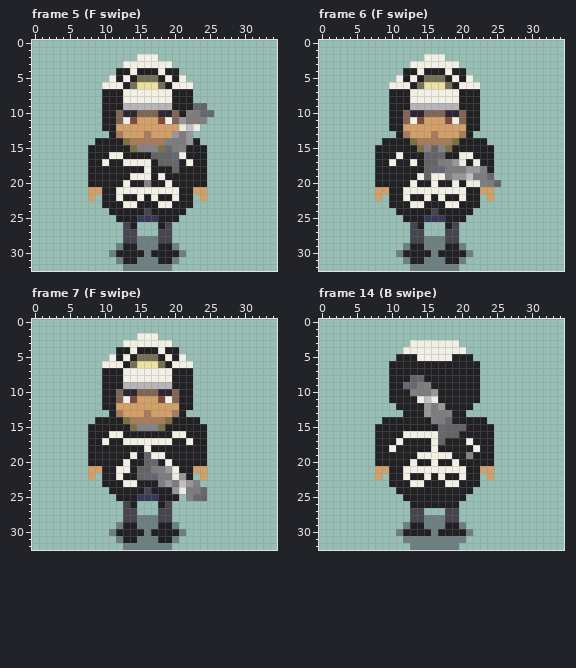
Pixel-art file -- MiniJam-Deception/Sprites/main-character-disguised.aseprite. The first picture shows the starting point.
35x33 pixels, 36 frames. Colours within 5 levels of each other are drawn and written as one. Shown: frame 5 (F swipe), frame 6 (F swipe), frame 7 (F swipe), frame 14 (B swipe). The commit also changed other frames, which this record leaves out.
And afterwards:
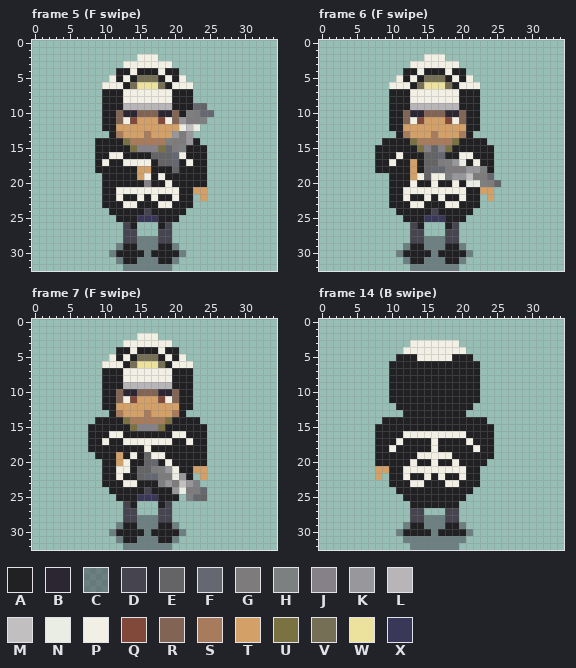
Palette (. is transparent): A #212123  B #2b2632  C #45444f81  D #45444f  E #646365  F #656870  G #7d7b7b  H #7d8081  J #868188  K #97979c  L #b8b5b9  M #c2bfc0  N #eaede4  P #f2f0e5  Q #80493a  R #826455  S #a77b5b  T #d3a068  U #7b7243  V #757055  W #ede19e  X #3a3858
Difference:
Frame 5 (F swipe), layer "Layer 1":
y 15..17: x 8 A -> .
y 18: x 8 A -> .; x 15..16 AP -> TT
y 19: x 8..9 AA -> ..; x 14..15 PP -> AT
y 20: x 8..9 AA -> ..; x 13 P -> A
y 21: x 8..9 TT -> ..
y 22: x 8 T -> .
Frame 6 (F swipe), layer "Layer 1":
y 17: x 13 P -> T
y 18: x 13 A -> T
y 19: x 8..9 AA -> ..; x 13 A -> T
y 20: x 8..9 AA -> ..
y 21: x 8..9 TT -> ..
y 22: x 8 T -> .
Frame 7 (F swipe), layer "Layer 1":
y 19: x 8 A -> .; x 12 A -> T
y 20: x 8..9 AA -> ..; x 12 A -> T
y 21: x 8..9 TT -> ..
y 22: x 8 T -> .
Frame 14 (B swipe), layers "Layer 2", "Layer 1":
y 8: x 13..14 EF -> AA
y 9: x 12..15 FFGH -> AAAA
y 10: x 13..16 HGGK -> AAAA
y 11: x 14..16 NMN -> AAA
y 12: x 15..17 KGK -> AAA
y 13: x 15..18 KGGH -> AAAA
y 14: x 16..18 HGF -> AAA
y 15: x 17..20 FEEE -> AAAA
y 16: x 17..20 FEEA -> PPPP
y 17: x 17 E -> A
y 19: x 21 J -> A
y 20: x 24 A -> .
y 21: x 23..24 TT -> ..
y 22: x 24 T -> .
